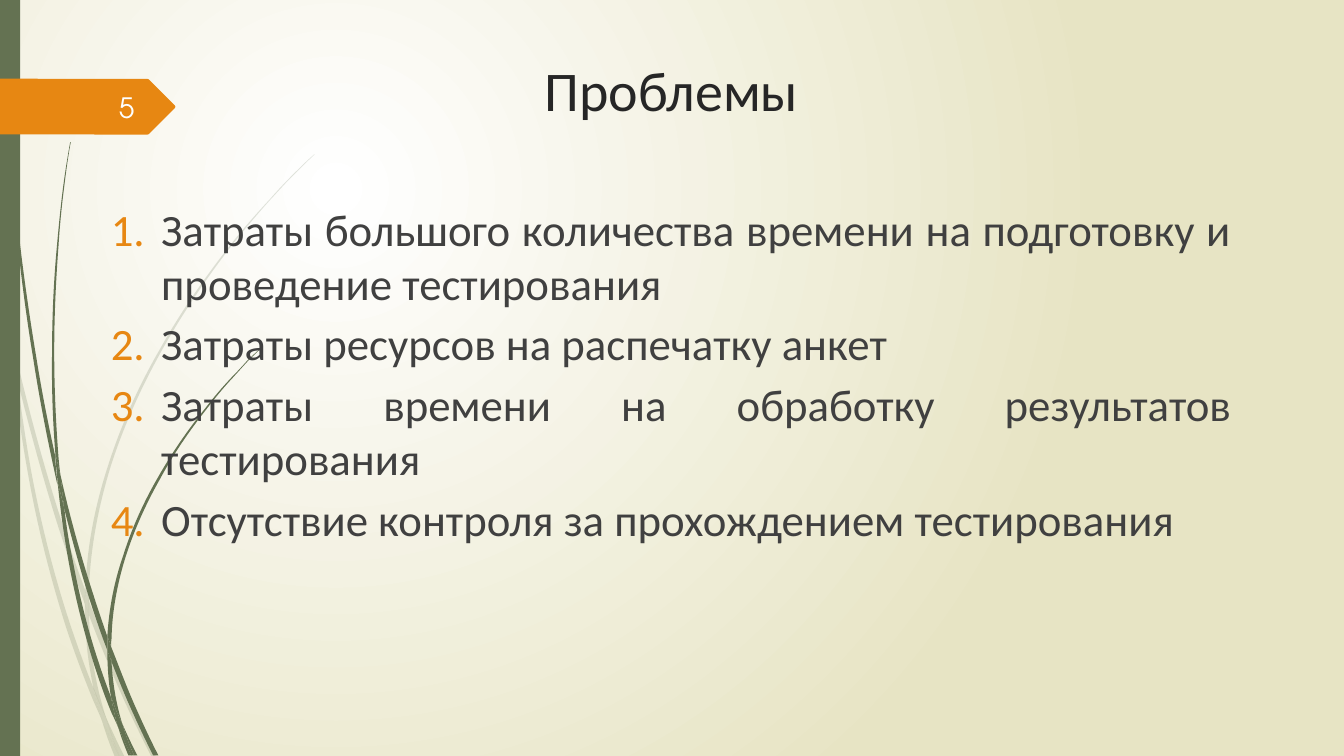
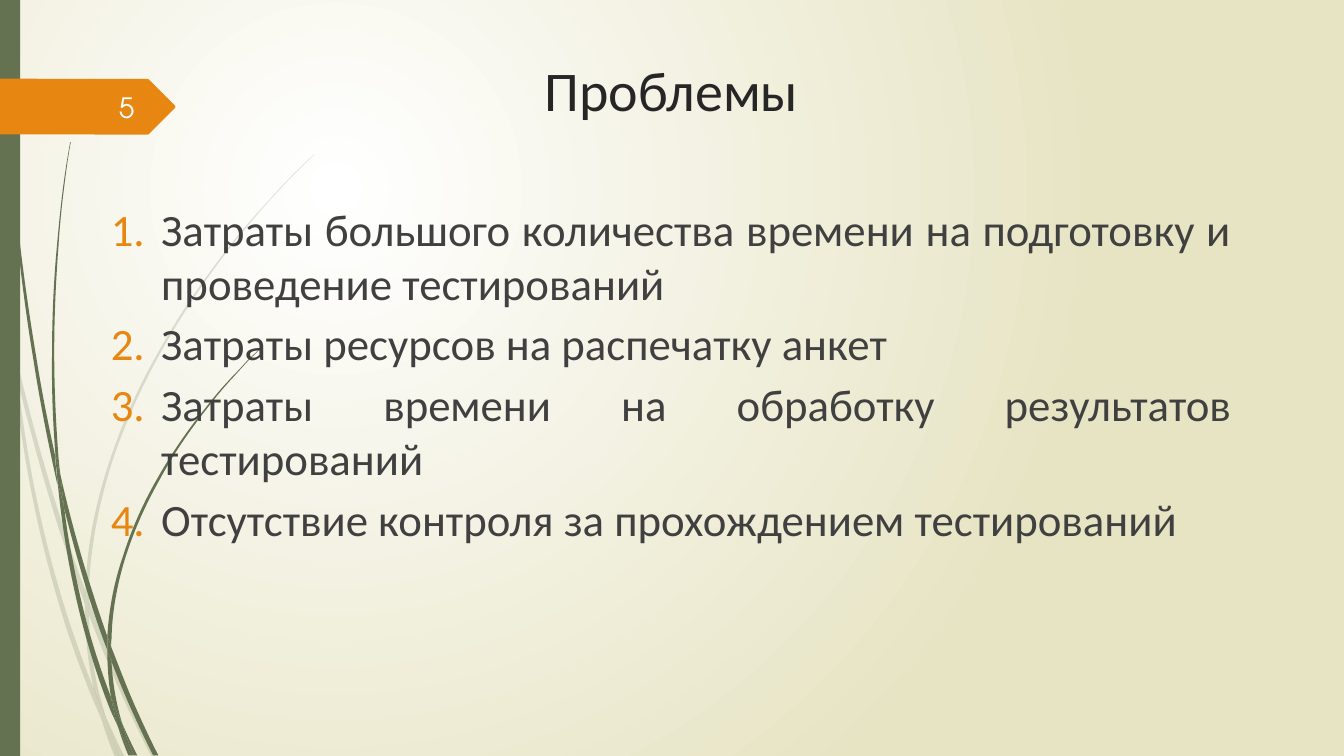
Before and after one commit to Csar9000/Quality-of-life-assessment-system, a slide deck: slide 5 of Документы/Презентация ВКР.pptx. Drawn at 1344x756 pixels with LibreOffice and Linux fonts; fonts in the diff are those of the drawing. Boxes give left, top, right and bottom in pixels: in the first picture for what was removed or moved away, otherwise in the second. Text is boxed around its words. In the diff, an @@ line names an element or a change of style, - is before the commit and + after.

```diff
--- a/Документы/Презентация ВКР.pptx
+++ b/Документы/Презентация ВКР.pptx
@@ text at <box>161,215,1230,308</box>: text changed @@
-1. Затраты большого количества времени на подготовку и проведение тестирования
+1. Затраты большого количества времени на подготовку и проведение тестирований
@@ text at <box>161,384,1231,544</box>: text changed @@
-3. Затраты времени на обработку результатов тестирования
-4. Отсутствие контроля за прохождением тестирования
+3. Затраты времени на обработку результатов тестирований
+4. Отсутствие контроля за прохождением тестирований
```
Also in this commit, not shown: 6 other slides changed, 1 slide removed, 1 other file.
